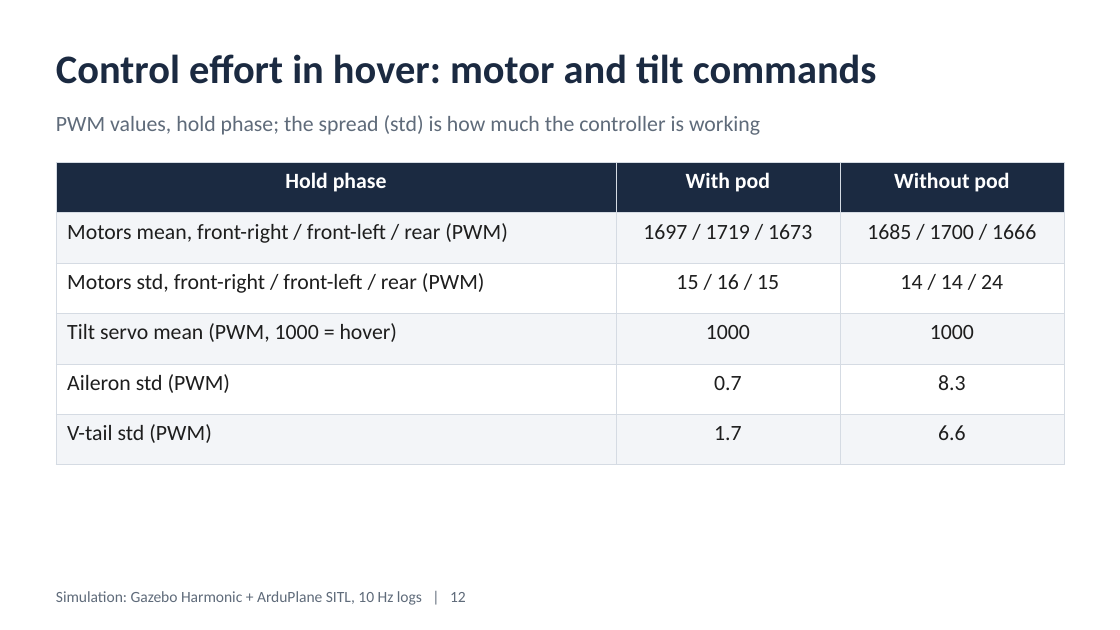
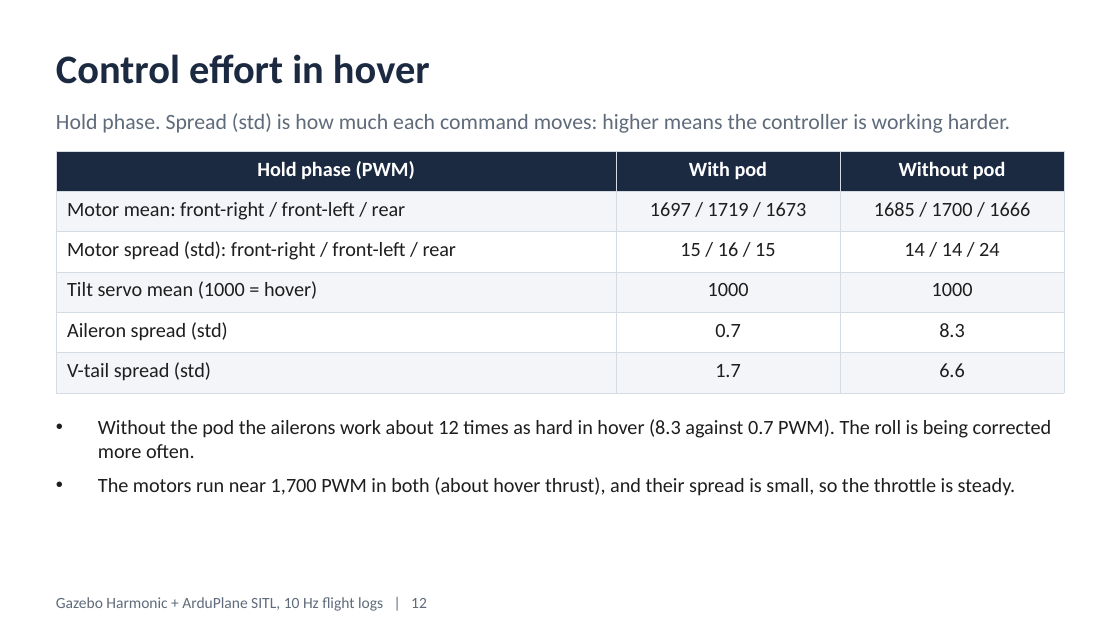
Before and after one commit to nimit0506/StallionAutomation, a slide deck: slide 13 of docs/Stallion_V2_Pod_vs_NoPod_Flight_Dynamics.pptx (slide 12 before the commit). Drawn at 1120x630 pixels with LibreOffice and Linux fonts; fonts in the diff are those of the drawing. Boxes give left, top, right and bottom in pixels: in the first picture for what was removed or moved away, otherwise in the second. Text is boxed around its words. In the diff, an @@ line names an element or a change of style, - is before the commit and + after.

```diff
--- a/docs/Stallion_V2_Pod_vs_NoPod_Flight_Dynamics.pptx
+++ b/docs/Stallion_V2_Pod_vs_NoPod_Flight_Dynamics.pptx
@@ text at [56,54,430,84]: text changed @@
-Control effort in hover: motor and tilt commands
+Control effort in hover
@@ text at [56,113,1010,133]: text changed @@
-PWM values, hold phase; the spread (std) is how much the controller is working
+Hold phase. Spread (std) is how much each command moves: higher means the controller is working harder.
@@ table at [56,151,1064,385] @@
-row 1, column 1: Hold phase
+row 1, column 1: Hold phase (PWM)
-row 2, column 1: Motors mean, front-right / front-left / rear (PWM)
+row 2, column 1: Motor mean: front-right / front-left / rear
-row 3, column 1: Motors std, front-right / front-left / rear (PWM)
+row 3, column 1: Motor spread (std): front-right / front-left / rear
-row 4, column 1: Tilt servo mean (PWM, 1000 = hover)
+row 4, column 1: Tilt servo mean (1000 = hover)
-row 5, column 1: Aileron std (PWM)
+row 5, column 1: Aileron spread (std)
-row 6, column 1: V-tail std (PWM)
+row 6, column 1: V-tail spread (std)
@@ size 14 to 13 pt in "With pod", "Without pod", "1697 / 1719 / 1673", "1685 / 1700 / 1666" and 8 more places @@
@@ table: place and size @@
-table at [56,162,1064,447]
+table at [56,151,1064,385]
@@ text added at [98,419,1052,496], 13 pt, text #1E1E1E @@
+• Without the pod the ailerons work about 12 times as hard in hover (8.3 against 0.7 PWM). The roll is being corrected more often.
+• The motors run near 1,700 PWM in both (about hover thrust), and their spread is small, so the throttle is steady.
@@ text at [56,597,427,611]: text changed @@
-Simulation: Gazebo Harmonic + ArduPlane SITL, 10 Hz logs | 12
+Gazebo Harmonic + ArduPlane SITL, 10 Hz flight logs | 12
```
Also in this commit, not shown: 11 other slides changed, 3 slides added, 2 slides removed, 1 other file.
